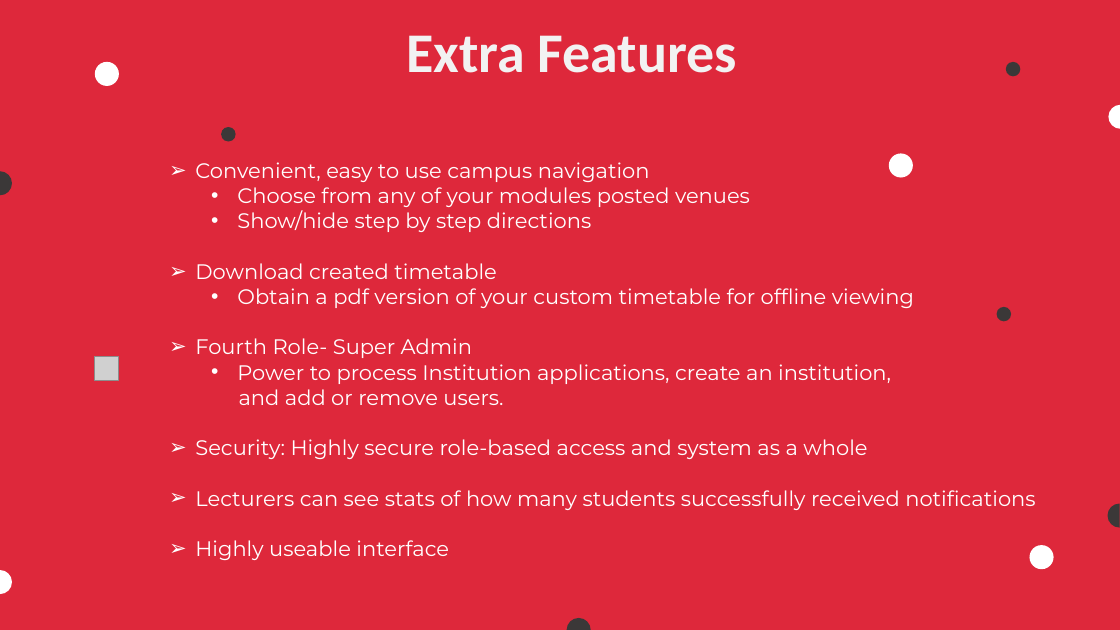
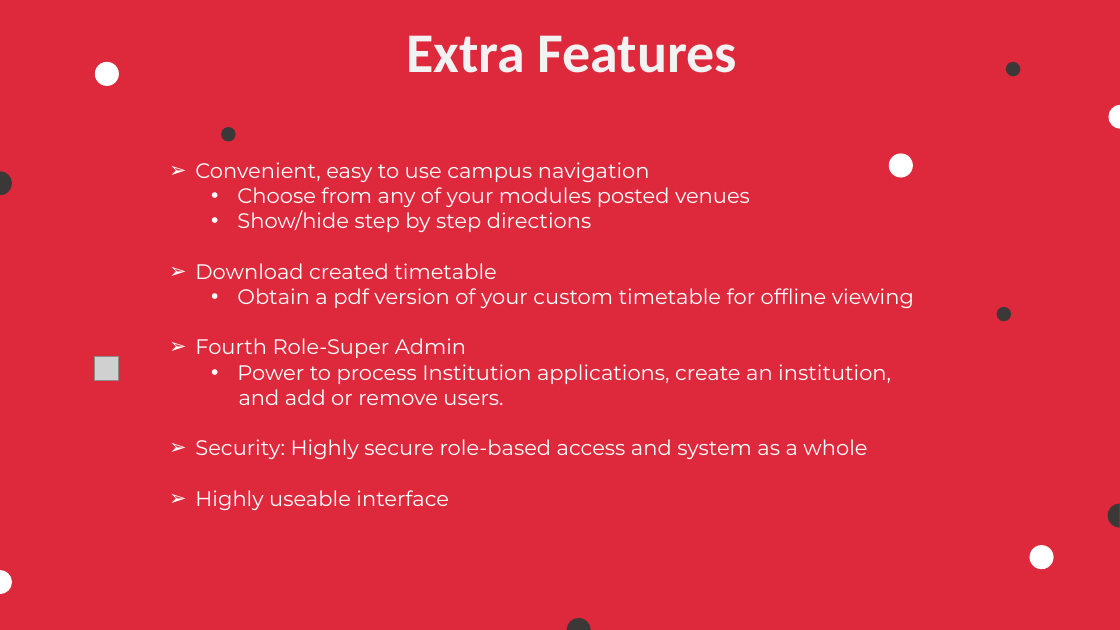
Before and after one commit to COS301-SE-2023/Pronto, a slide deck: slide 3 of Documentation/Demo 4 documents/Demo 4 Slideshow.pptx (slide 4 before the commit). Drawn at 1120x630 pixels with LibreOffice and Linux fonts; fonts in the diff are those of the drawing; grey boxes stand for pictures; background and template pictures are left out. Boxes give left, top, right and bottom in pixels: in the first picture for what was removed or moved away, otherwise in the second. Text is boxed around its words. In the diff, an @@ line names an element or a change of style, - is before the commit and + after.

```diff
--- a/Documentation/Demo 4 documents/Demo 4 Slideshow.pptx
+++ b/Documentation/Demo 4 documents/Demo 4 Slideshow.pptx
@@ text at bbox=[195, 338, 466, 358]: spaces changed @@
-➢ Fourth Role- Super Admin
+➢ Fourth Role-Super Admin
@@ text at bbox=[195, 490, 1035, 510]: paragraph removed @@
-➢ Lecturers can see stats of how many students successfully received notifications
```
Also in this commit, not shown: 5 other slides changed, 2 slides removed.
